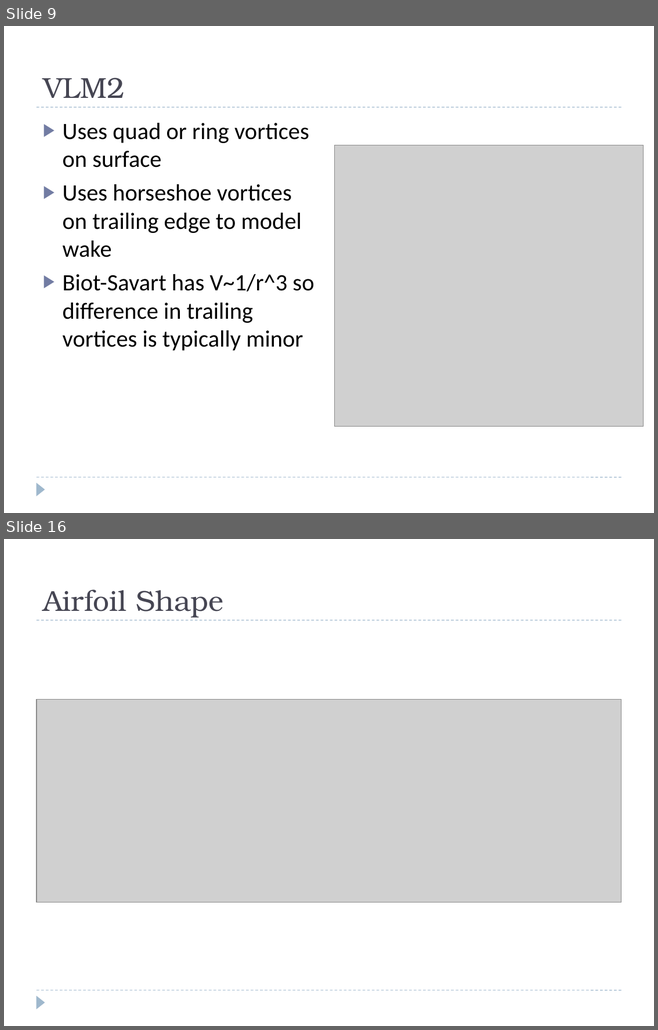
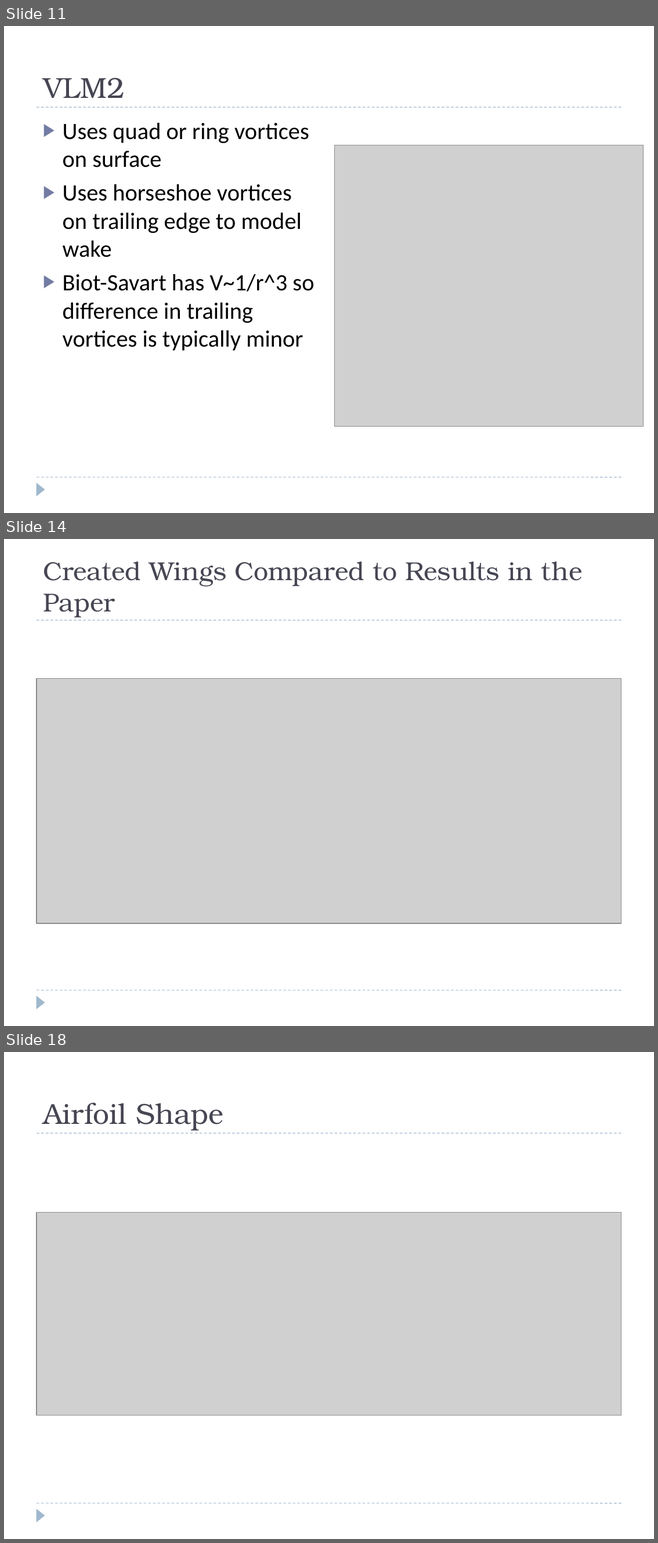
Before and after one commit to colinparker/Pterosaur, a slide deck: XFLR5 Methods and Their Application in.pptx. Shown one above the other, each under a label of ours: slides 9 and 16 before the commit, slides 11, 14 and 18 after it; the slides between them are not shown. The pictures are 658x1030 and 658x1543 pixels, drawn with LibreOffice and Linux fonts; fonts in the diff are those of the drawing; grey boxes stand for pictures. Boxes give left, top, right and bottom in pixels: in the first picture for what was removed or moved away, otherwise in the second. Text is boxed around its words. In the diff, an @@ line names an element or a change of style, - is before the commit and + after.

```diff
--- a/XFLR5 Methods and Their Application in.pptx
+++ b/XFLR5 Methods and Their Application in.pptx
@@ slide 14 added at <box>4,539,654,1026</box>, background #FFFFFF; not listed: 3 template elements that a slide beside it also shows @@
@@ title added at <box>43,562,582,617</box>, 28.8 pt, text #464653 @@
+Created Wings Compared to Results in the Paper
@@ picture added at <box>36,679,621,924</box> @@
@@ what was slide 9 is now slide 11 @@
@@ what was slide 16 is now slide 18 @@
```
Also in this commit, not shown: 5 slides changed, 7 other slides added, 6 slides removed, 7 other files.
